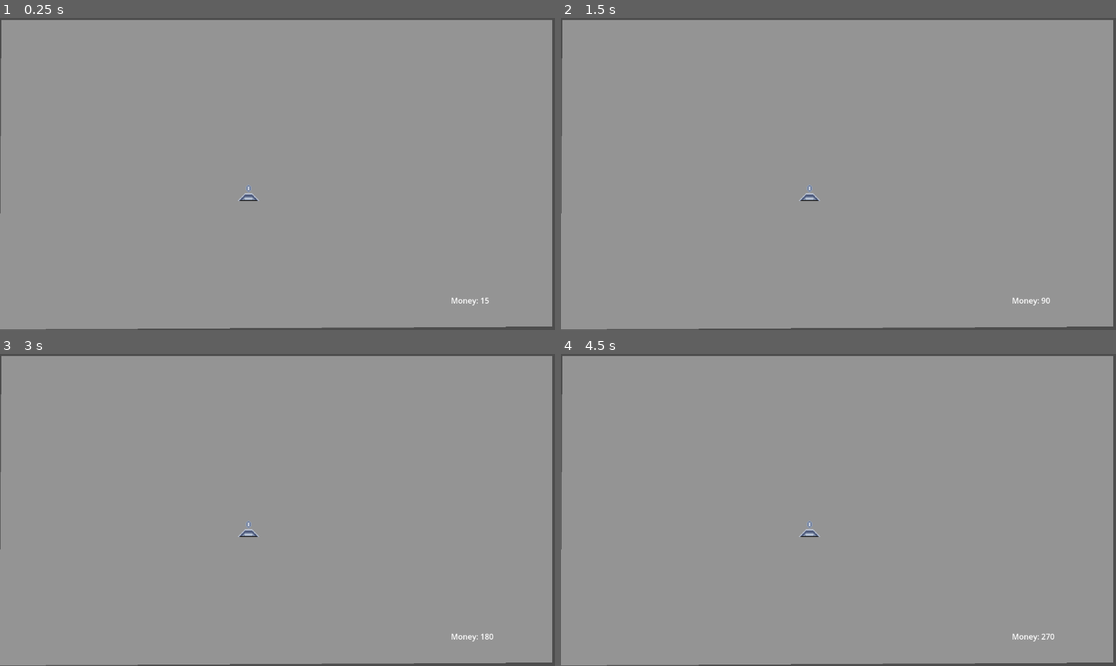
Above: before the commit, frames 1-4 (two rows, left to right).
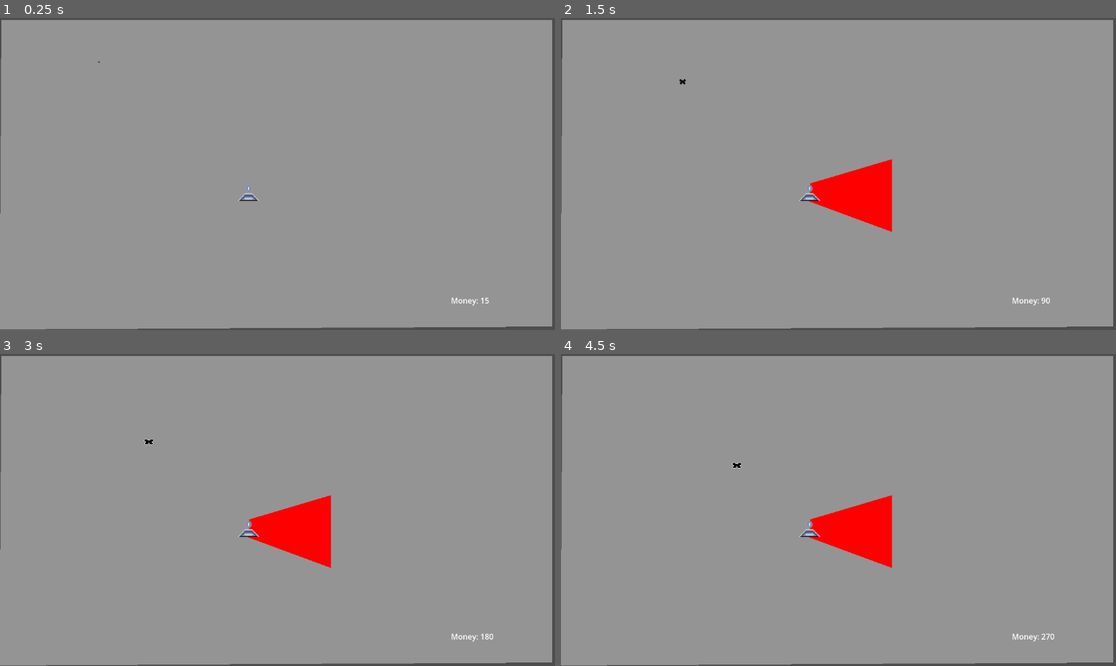
Above: after the commit, the same moments.

Repository: AaronTown/gamejam
Game: Godot game, scene res://Scenes/Game.tscn
Two runs of this game, one before a commit and one after it. Both use one fixed random seed, a clock stepped at 60 frames per second and the inputs below.
Inputs (mouse positions are in pixels of both pictures, inside the frame that each line leads up to):
- Up to frame 1 (0.25 s): no input
- Up to frame 2 (1.5 s): tap Enter at 0.5 s; move the mouse to (960, 158) at 0.52 s; tap Space (Shoot, bound only after the commit) at 0.6, 1.35 s; click (960, 158) at 0.67 s; move the mouse to (727, 189) at 1.27 s; click (727, 189) at 1.42 s
- Up to frame 3 (3 s): move the mouse to (333, 441) at 2.02 s; tap Space (Shoot, bound only after the commit) at 2.1, 2.85 s; click (333, 441) at 2.17 s; move the mouse to (249, 572) at 2.77 s; click (249, 572) at 2.92 s
- Up to frame 4 (4.5 s): move the mouse to (1005, 556) at 3.52 s; tap Space (Shoot, bound only after the commit) at 3.6, 4.35 s; click (1005, 556) at 3.67 s; move the mouse to (672, 463) at 4.27 s; click (672, 463) at 4.42 s

The runs differ from the first frame. In frame 1, less than 0.1% of the frame differs, in the area x 17-19%, y 13-15%; in frame 2, 2.2%; in frame 3, 2.2%, in the area x 25-60%, y 27-69%; in frame 4, 2.2%.
Error before the commit: Parse Error: Could not resolve super class path "res://entity/EntityBase.gd". (res://Code/Enemy.gd:1)

Commit message:
lights and reflectors
added lights and reflectors

Diff:
--- a/Code/Emitter.gd
+++ b/Code/Emitter.gd
@@ -1,15 +1,21 @@
 extends Node2D
 
 #@onready var Beam = preload("res://Scenes/Beam.gd")
+@onready var Light = preload("res://Scenes/Light.tscn")
 
 const max_health : int = 100
 var health : int = max_health
 var direction
 
+var lightOb
+
 var tick = 0
 
 # Called when the node enters the scene tree for the first time.
 func _ready():
+	lightOb = Light.instantiate()
+	lightOb.damage = 10
+	add_child(lightOb)
 	pass
 
 
@@ -19,10 +25,16 @@
 		await get_tree().create_timer(0.4).timeout
 		$Beam.hide()
 
+	if event is InputEventMouseButton:
+		if event.button_index == MOUSE_BUTTON_WHEEL_UP:
+			lightOb.range += 1
+		if event.button_index == MOUSE_BUTTON_WHEEL_DOWN:
+			lightOb.range -= 1
+
 # Called every frame. 'delta' is the elapsed time since the previous frame.
 func _process(delta):
 	direction = global_position.direction_to(get_global_mouse_position()).angle()
-	$Beam.rotation = direction
+	lightOb.rotation = direction
 
 func damage(_damage):
 	health -= _damage
--- a/Code/Enemy.gd
+++ b/Code/Enemy.gd
@@ -1,9 +1,10 @@
-extends "res://entity/EntityBase.gd"
+extends "res://Code/EntityBase.gd"
 
 @onready var animated_sprite = $AnimationPlayer
 @onready var emitter = get_node("/root/Game/Emitter")
 
 const damage = 50
+var health = 50
 
 func _ready():
 	animated_sprite.queue("spawn")
@@ -25,6 +26,11 @@
 			collider.damage(damage)
 			die()
 
+func takeDamage(_damage):
+	health -= _damage
+	if health <= 0:
+		die()
+
 func die():
 	drop()
 	queue_free()
--- /dev/null
+++ b/Code/Light.gd
@@ -0,0 +1,59 @@
+extends Area2D
+
+
+@export var strength = 10
+@export var range = 10
+@export var angle = 12
+@export var rot = 0
+
+var damage
+
+const Enemy = preload("res://Code/Enemy.gd")
+var enemies = []
+
+@onready var col = $CollisionPolygon2D
+
+
+# Called when the node enters the scene tree for the first time.
+func _ready():
+	#updateCollision()
+	call_deferred("updateCollision")
+	pass # Replace with function body.
+
+#should only happen if parent is moved or rotated
+func updateCollision():
+	#var col = get_node("CollisionPolygon2D")
+	var p1 = Vector2(0,0)
+	var opp = tan(deg_to_rad(angle)) * range
+	var p2 = Vector2(range, -opp)
+	var p3 = Vector2(range, opp)
+	col.polygon = [p1,p2,p3]
+	#col.set_polygon(PackedVector2Array([p1,p2,p3]))
+	self.rotation = deg_to_rad(rot)
+	pass
+
+# Called every frame. 'delta' is the elapsed time since the previous frame.
+func _process(delta):
+
+	#updateCollision()
+	pass
+
+
+
+func _on_body_entered(body):
+	if body is Enemy:
+		enemies.append(body)
+	pass # Replace with function body.
+
+
+func _on_damage_timer_timeout():
+	if enemies:
+		for enemy in enemies:
+			enemy.takeDamage(damage)
+	pass # Replace with function body.
+
+
+func _on_body_exited(body):
+	if body is Enemy:
+		enemies.erase(body)
+	pass # Replace with function body.
--- /dev/null
+++ b/Code/Reflector.gd
@@ -0,0 +1,49 @@
+extends AnimatableBody2D
+
+var pickedUp = false
+var lightOb
+var receivedLights = [] # im bad at naming variables
+
+const Light = preload("res://Code/Light.gd")
+@onready var lightscene = load("res://Scenes/Light.tscn")
+
+# Called when the node enters the scene tree for the first time.
+func _ready():
+	input_pickable = true
+
+# Called every frame. 'delta' is the elapsed time since the previous frame.
+func _process(delta):
+	if pickedUp:
+		self.position = get_global_mouse_position()
+
+func _on_input_event(viewport, event, shape_idx):
+	if event is InputEventMouseButton:
+		if event.button_index == MOUSE_BUTTON_LEFT and event.is_pressed():
+			pickedUp = !pickedUp
+		if event.button_index == MOUSE_BUTTON_WHEEL_DOWN:
+			self.rotation += 0.1
+		if event.button_index == MOUSE_BUTTON_WHEEL_UP:
+			self.rotation -= 0.1
+
+func createLight(area):
+	print("reflector has entered light area")
+	lightOb = lightscene.instantiate()
+	lightOb.damage = 10
+	lightOb.angle = area.angle / 2
+	lightOb.range = area.range * 2/3
+
+	add_child(lightOb)
+
+func _on_area_2d_area_entered(area):
+	if area is Light:
+		if lightOb == null:
+			receivedLights.append(area)
+			call_deferred("createLight", area)
+
+func _on_area_2d_area_exited(area):
+	if area is Light:
+		receivedLights.erase(area)
+		if receivedLights.is_empty():
+			#return
+			if lightOb != null:
+				lightOb.queue_free()
--- a/Scenes/Emitter.tscn
+++ b/Scenes/Emitter.tscn
@@ -1,7 +1,7 @@
 [gd_scene load_steps=4 format=3 uid="uid://cwsmlam5oq3gc"]
 
 [ext_resource type="Script" path="res://Code/Emitter.gd" id="1_smvlj"]
-[ext_resource type="Texture2D" uid="uid://cc1sr3v2go0b5" path="res://Assets/emitter.png" id="2_giou8"]
+[ext_resource type="Texture2D" uid="uid://cc1sr3v2go0b5" path="res://assets/emitter.png" id="2_giou8"]
 
 [sub_resource type="CircleShape2D" id="CircleShape2D_dcxjl"]
 radius = 134.41
--- a/Scenes/Game.tscn
+++ b/Scenes/Game.tscn
@@ -1,8 +1,9 @@
-[gd_scene load_steps=6 format=3 uid="uid://d3y6ef8lhicea"]
+[gd_scene load_steps=7 format=3 uid="uid://d3y6ef8lhicea"]
 
 [ext_resource type="PackedScene" uid="uid://cwsmlam5oq3gc" path="res://Scenes/Emitter.tscn" id="1_hkjyb"]
 [ext_resource type="Script" path="res://Code/Game.gd" id="1_wtn4q"]
 [ext_resource type="PackedScene" uid="uid://cdqthb8jlxbkx" path="res://Scenes/Enemy.tscn" id="3_npbev"]
+[ext_resource type="PackedScene" uid="uid://c0fqi54flgo26" path="res://Scenes/Reflector.tscn" id="4_8nvn0"]
 
 [sub_resource type="Gradient" id="Gradient_t2jg5"]
 
@@ -51,3 +52,10 @@
 "
 
 [node name="Enemy" parent="." instance=ExtResource("3_npbev")]
+position = Vector2(196, 84)
+
+[node name="Reflector" parent="." instance=ExtResource("4_8nvn0")]
+position = Vector2(588, 334)
+
+[node name="Reflector2" parent="." instance=ExtResource("4_8nvn0")]
+position = Vector2(775, 300)
--- /dev/null
+++ b/Scenes/Light.tscn
@@ -0,0 +1,21 @@
+[gd_scene load_steps=2 format=3 uid="uid://csmprn2qodqg1"]
+
+[ext_resource type="Script" path="res://Code/Light.gd" id="1_3a6s1"]
+
+[node name="Light" type="Area2D"]
+script = ExtResource("1_3a6s1")
+strength = 225
+range = 370
+angle = 37
+rot = 52
+
+[node name="CollisionPolygon2D" type="CollisionPolygon2D" parent="."]
+polygon = PackedVector2Array(0, 0, 200, -80, 200, 80)
+
+[node name="DamageTimer" type="Timer" parent="."]
+wait_time = 0.5
+autostart = true
+
+[connection signal="body_entered" from="." to="." method="_on_body_entered"]
+[connection signal="body_exited" from="." to="." method="_on_body_exited"]
+[connection signal="timeout" from="DamageTimer" to="." method="_on_damage_timer_timeout"]
--- /dev/null
+++ b/Scenes/Reflector.tscn
@@ -0,0 +1,21 @@
+[gd_scene load_steps=3 format=3 uid="uid://c0fqi54flgo26"]
+
+[ext_resource type="Script" path="res://Code/Reflector.gd" id="1_ejwjw"]
+
+[sub_resource type="CircleShape2D" id="CircleShape2D_7abq7"]
+radius = 15.0333
+
+[node name="Reflector" type="AnimatableBody2D"]
+script = ExtResource("1_ejwjw")
+
+[node name="CollisionShape2D" type="CollisionShape2D" parent="."]
+shape = SubResource("CircleShape2D_7abq7")
+
+[node name="Area2D" type="Area2D" parent="."]
+
+[node name="LightDetectorCollider" type="CollisionShape2D" parent="Area2D"]
+shape = SubResource("CircleShape2D_7abq7")
+
+[connection signal="input_event" from="." to="." method="_on_input_event"]
+[connection signal="area_entered" from="Area2D" to="." method="_on_area_2d_area_entered"]
+[connection signal="area_exited" from="Area2D" to="." method="_on_area_2d_area_exited"]
--- a/project.godot
+++ b/project.godot
@@ -19,7 +19,8 @@
 
 Shoot={
 "deadzone": 0.5,
-"events": []
+"events": [Object(InputEventKey,"resource_local_to_scene":false,"resource_name":"","device":-1,"window_id":0,"alt_pressed":false,"shift_pressed":false,"ctrl_pressed":false,"meta_pressed":false,"pressed":false,"keycode":0,"physical_keycode":32,"key_label":0,"unicode":32,"echo":false,"script":null)
+]
 }
 
 [rendering]
